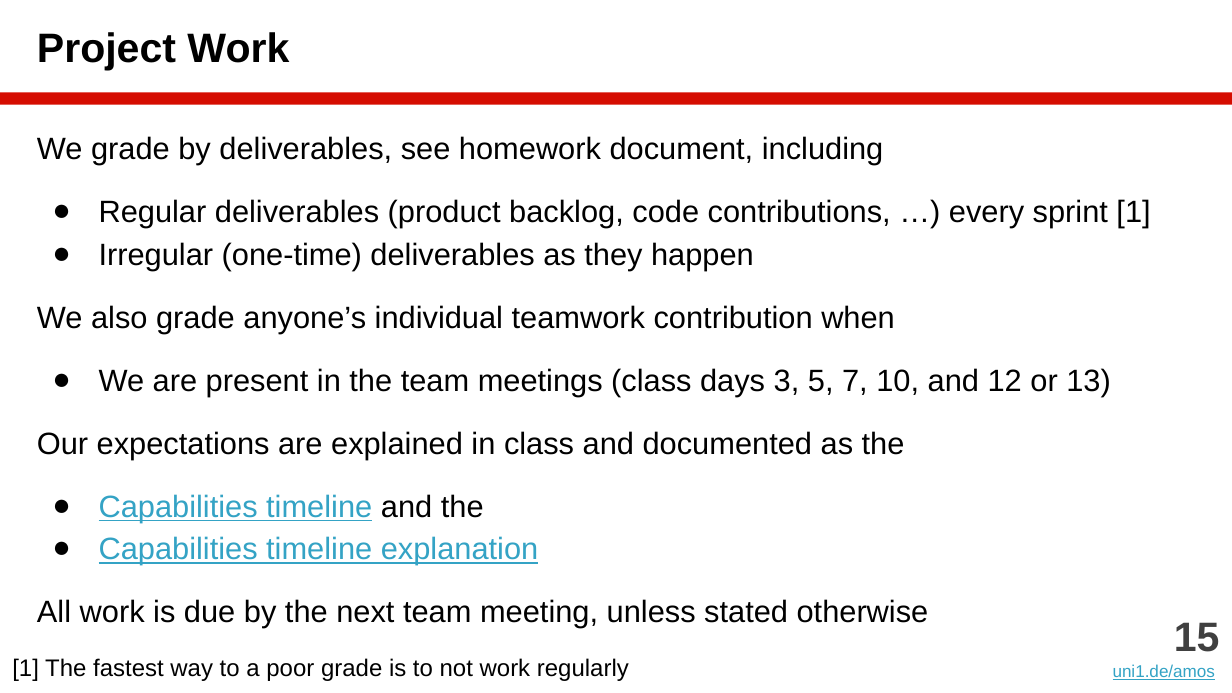
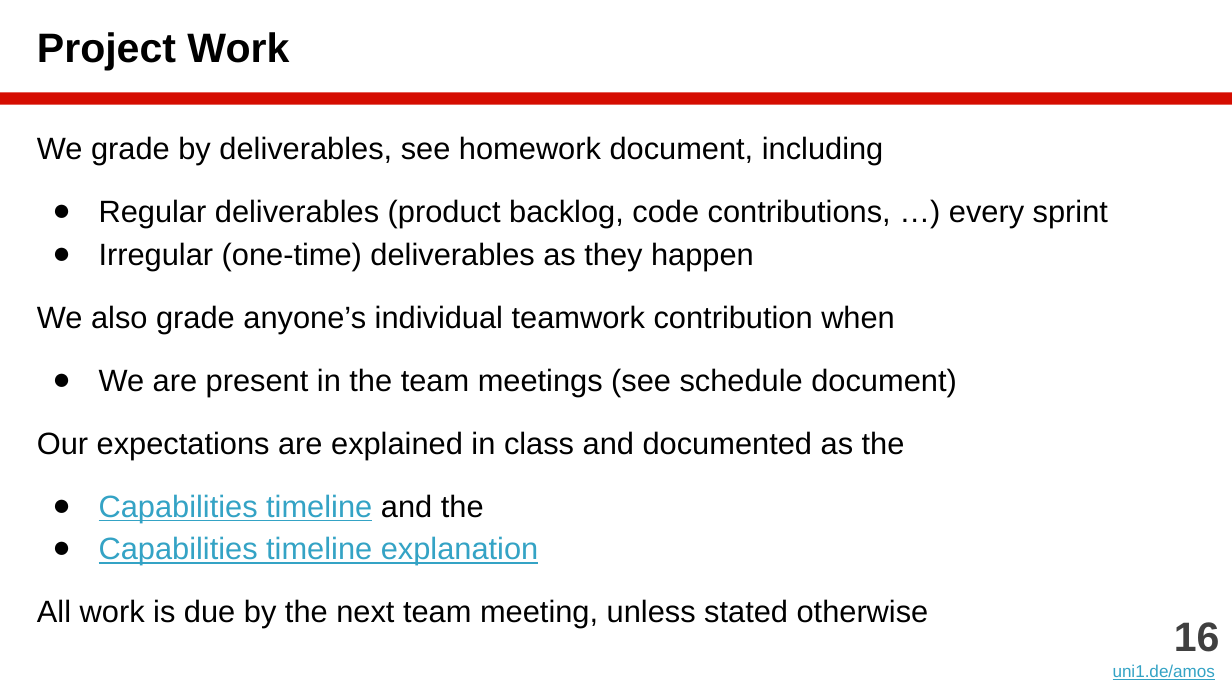
Before and after one commit to dirkriehle/amos-course, a slide deck: slide 16 of Lecture slides/AMOS A01 - Introduction.pptx (slide 15 before the commit). Drawn at 1232x693 pixels with LibreOffice and Linux fonts; fonts in the diff are those of the drawing. Boxes give left, top, right and bottom in pixels: in the first picture for what was removed or moved away, otherwise in the second. Text is boxed around its words. In the diff, an @@ line names an element or a change of style, - is before the commit and + after.

```diff
--- a/Lecture slides/AMOS A01 - Introduction.pptx
+++ b/Lecture slides/AMOS A01 - Introduction.pptx
@@ text at box(99, 199, 1108, 228): text changed @@
-● Regular deliverables (product backlog, code contributions, …) every sprint [1]
+● Regular deliverables (product backlog, code contributions, …) every sprint
@@ text at box(99, 368, 956, 396): text changed @@
-● We are present in the team meetings (class days 3, 5, 7, 10, and 12 or 13)
+● We are present in the team meetings (see schedule document)
@@ text at box(1174, 622, 1220, 652): text changed @@
-15
+16
@@ text removed at box(12, 658, 629, 681) @@
-[1] The fastest way to a poor grade is to not work regularly
```
Also in this commit, not shown: 12 other slides changed, 1 slide added, 3 other files.
